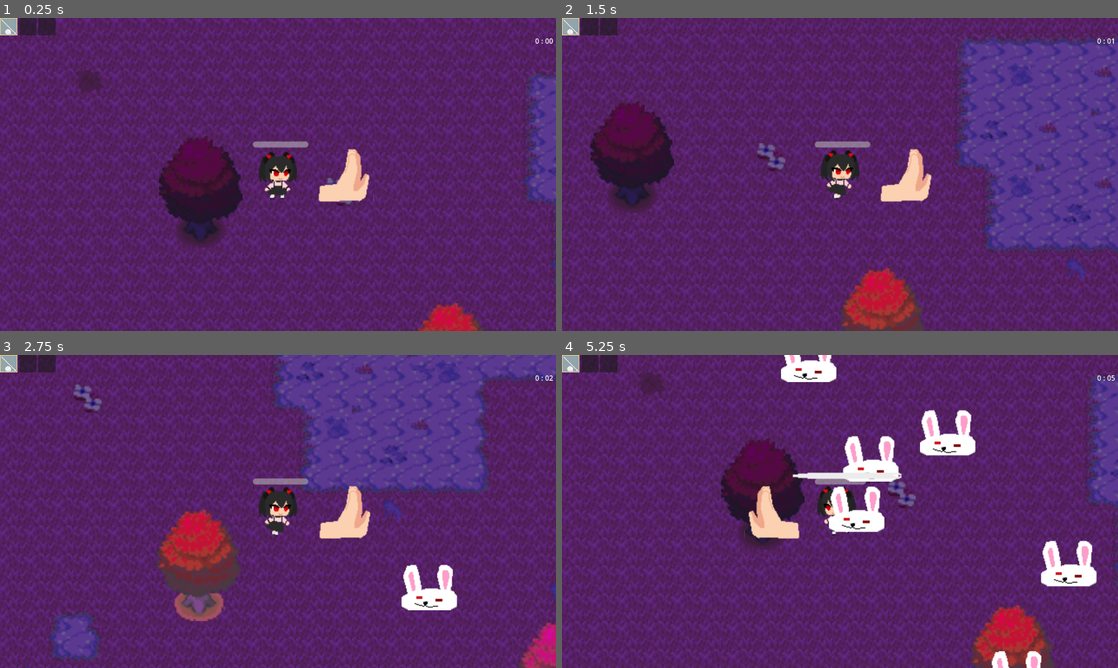
Above: before the commit, frames 1-4 (two rows, left to right).
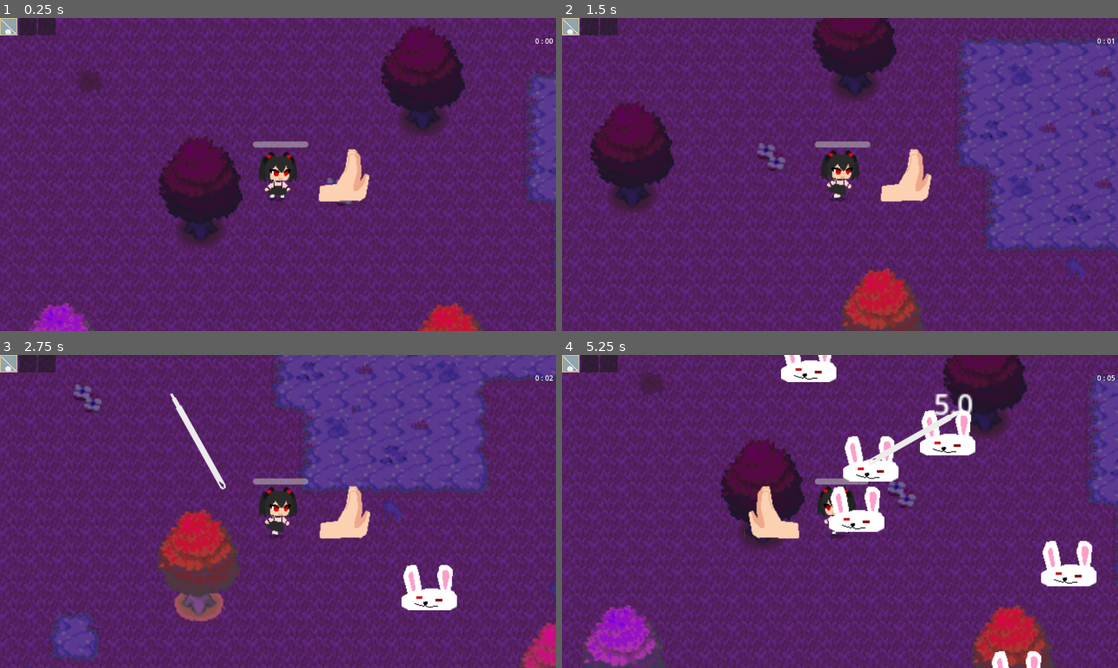
Above: after the commit, the same moments.

Repository: khli17/Plushie-Panic
Game: Godot game, scene res://game.tscn
The game is run twice, just before and just after one commit, with the same random seed, the same clock (stepped at 60 frames per second) and the same inputs. The project has no main scene, so this scene is started directly.
Inputs:
- Up to frame 1 (0.25 s): no input
- Up to frame 2 (1.5 s): hold D (move_right) 0.53-1.28 s; hold S (move_down) from 1.28 s (still down)
- Up to frame 3 (2.75 s): release S (move_down) at 2.03 s; hold D (move_right) from 2.03 s (still down)
- Up to frame 4 (5.25 s): release D (move_right) at 2.78 s; hold Up (move_up) 2.78-3.53 s; hold Left (move_left) 3.53-5.03 s; hold S (move_down) from 5.03 s (still down)

The runs differ from the first frame. In frame 1, 4.1% of the frame differs, in the area x 5-84%, y 2-100%; in frame 2, 2.8%; in frame 3, 0.4%; in frame 4, 5.2%, in the area x 3-84%, y 0-100%.

Commit message:
made needle work!!!

Diff:
--- a/plushie-panic/Player/player.tscn
+++ b/plushie-panic/Player/player.tscn
@@ -10,6 +10,7 @@
 [ext_resource type="Script" uid="uid://3ucaomt5j3m0" path="res://Player/player_2d_animation.gd" id="4_hqtel"]
 [ext_resource type="PackedScene" uid="uid://brhnunwd7rpex" path="res://Weapons/Push/push_weapon.tscn" id="5_k53q1"]
 [ext_resource type="Script" uid="uid://dl0bd1ns1l83b" path="res://Player/player_animations.gd" id="8_od3ui"]
+[ext_resource type="Texture2D" uid="uid://t6bky8myoubm" path="res://Sprites/Shadow.png" id="11_apopc"]
 
 [sub_resource type="AtlasTexture" id="AtlasTexture_onrkg"]
 atlas = ExtResource("1_4flbx")
@@ -279,7 +280,7 @@
 [node name="Player2DAnimation" type="AnimatedSprite2D" parent="."]
 unique_name_in_owner = true
 sprite_frames = SubResource("SpriteFrames_sweqy")
-animation = &"walk"
+animation = &"idle"
 script = ExtResource("4_hqtel")
 
 [node name="Camera2D" type="Camera2D" parent="."]
@@ -321,5 +322,8 @@
 }
 script = ExtResource("8_od3ui")
 
+[node name="Sprite2D" type="Sprite2D" parent="."]
+texture = ExtResource("11_apopc")
+
 [connection signal="body_entered" from="HitBoxDamage" to="." method="_on_hit_box_damage_body_entered"]
 [connection signal="timeout" from="Timer" to="." method="_on_timer_timeout"]
--- a/plushie-panic/game.tscn
+++ b/plushie-panic/game.tscn
@@ -238,8 +238,10 @@
 texture = ExtResource("1_fc0e3")
 0:0/size_in_atlas = Vector2i(3, 4)
 0:0/0 = 0
+0:0/0/physics_layer_0/polygon_0/points = PackedVector2Array(-8, 8, 8, 8, 7.90263, 22.578957, -8.46711, 22.578957)
 8:0/size_in_atlas = Vector2i(3, 4)
 8:0/0 = 0
+8:0/0/physics_layer_0/polygon_0/points = PackedVector2Array(-8, 8, 8, 8, 7.90263, 22.578957, -8.46711, 22.578957)
 0:4/0 = 0
 1:4/0 = 0
 3:4/0 = 0
@@ -258,6 +260,7 @@
 7:6/0 = 0
 0:8/size_in_atlas = Vector2i(3, 4)
 0:8/0 = 0
+0:8/0/physics_layer_0/polygon_0/points = PackedVector2Array(-8, 8, 8, 8, 7.90263, 22.578957, -8.46711, 22.578957)
 4:13/size_in_atlas = Vector2i(1, 2)
 4:13/0 = 0
 3:12/0 = 0
@@ -297,6 +300,7 @@
 0:7/0 = 0
 8:8/size_in_atlas = Vector2i(3, 4)
 8:8/0 = 0
+8:8/0/physics_layer_0/polygon_0/points = PackedVector2Array(-8, 8, 8, 8, 7.90263, 22.578957, -8.46711, 22.578957)
 12:13/size_in_atlas = Vector2i(1, 2)
 12:13/0 = 0
 14:14/0 = 0
@@ -322,6 +326,7 @@
 14:6/0 = 0
 
 [sub_resource type="TileSet" id="TileSet_7jktm"]
+physics_layer_0/collision_layer = 1
 sources/1 = SubResource("TileSetAtlasSource_fc0e3")
 
 [node name="Game" type="Node2D"]
@@ -338,7 +343,7 @@
 [node name="Decorations" type="TileMapLayer" parent="Parallax2D"]
 position = Vector2(1760, 992)
 scale = Vector2(2, 2)
-tile_map_data = PackedByteArray("AAAJAPf/AQAIAAgAAADt/wIAAQA …(1663 unchanged characters)… AAAAcAAAAHAP7/AQAAAAcAAAAMAP//AQAAAAcAAAA=")
+tile_map_data = PackedByteArray("AAAJAPf/AQAIAAgAAADt/wIAAQA …(1663 unchanged characters)… AAAAcAAAAHAP7/AQAAAAcAAAAMAP//AQAAAAcAAADb/+X/AQAAAAAAAADO/+//AQAIAAgAAADb//n/AQAIAAgAAAA=")
 tile_set = SubResource("TileSet_7jktm")
 
 [node name="CanvasLayer" type="CanvasLayer" parent="."]
--- a/plushie-panic/needle.tres
+++ b/plushie-panic/needle.tres
@@ -9,6 +9,6 @@
 name = "Needle"
 texture = ExtResource("3_11mif")
 damage = 5.0
-cooldown = 5.0
-speed = 5.0
+cooldown = 2.5
+speed = 400.0
 metadata/_custom_type_script = "uid://18rjpkbvym2w"
--- a/plushie-panic/needle_weapon.gd
+++ b/plushie-panic/needle_weapon.gd
@@ -2,7 +2,11 @@
 
 var direction : Vector2 = Vector2.RIGHT
 var speed : float = 200
-var damage :float = 1
+var damage: float = 1
+
+#rotate needle
+func _ready():
+	rotation = direction.angle()
 
 func _physics_process(delta):
 	position += direction * speed * delta
--- a/plushie-panic/needle_weapon.tscn
+++ b/plushie-panic/needle_weapon.tscn
@@ -9,16 +9,20 @@
 [node name="Needle_Weapon" type="Area2D"]
 light_mask = 0
 visibility_layer = 2
+collision_layer = 0
+collision_mask = 2
 script = ExtResource("1_fkj8w")
 
 [node name="Sprite2D" type="Sprite2D" parent="."]
 texture = ExtResource("1_1xq2s")
+flip_h = true
 
 [node name="CollisionShape2D" type="CollisionShape2D" parent="."]
 position = Vector2(0.5, -0.5)
 shape = SubResource("RectangleShape2D_fkj8w")
 
 [node name="VisibleOnScreenNotifier2D" type="VisibleOnScreenNotifier2D" parent="."]
+rect = Rect2(-62, -4, 125, 7)
 
 [connection signal="body_entered" from="." to="." method="_on_body_entered"]
 [connection signal="screen_exited" from="VisibleOnScreenNotifier2D" to="." method="_on_screen_exited"]
--- a/plushie-panic/project.godot
+++ b/plushie-panic/project.godot
@@ -12,7 +12,7 @@
 
 config/name="Plushie Panic"
 config/features=PackedStringArray("4.5", "Forward Plus")
-config/icon="uid://gdmo5y47o51c"
+config/icon="res://icon.svg"
 
 [display]
 
Not shown: 1 places in plushie-panic/Player/player.tscn that only renumber resources
Binary file added: plushie-panic/Sprites/Shadow.png
Not shown, added: plushie-panic/Sprites/Shadow.png.import
